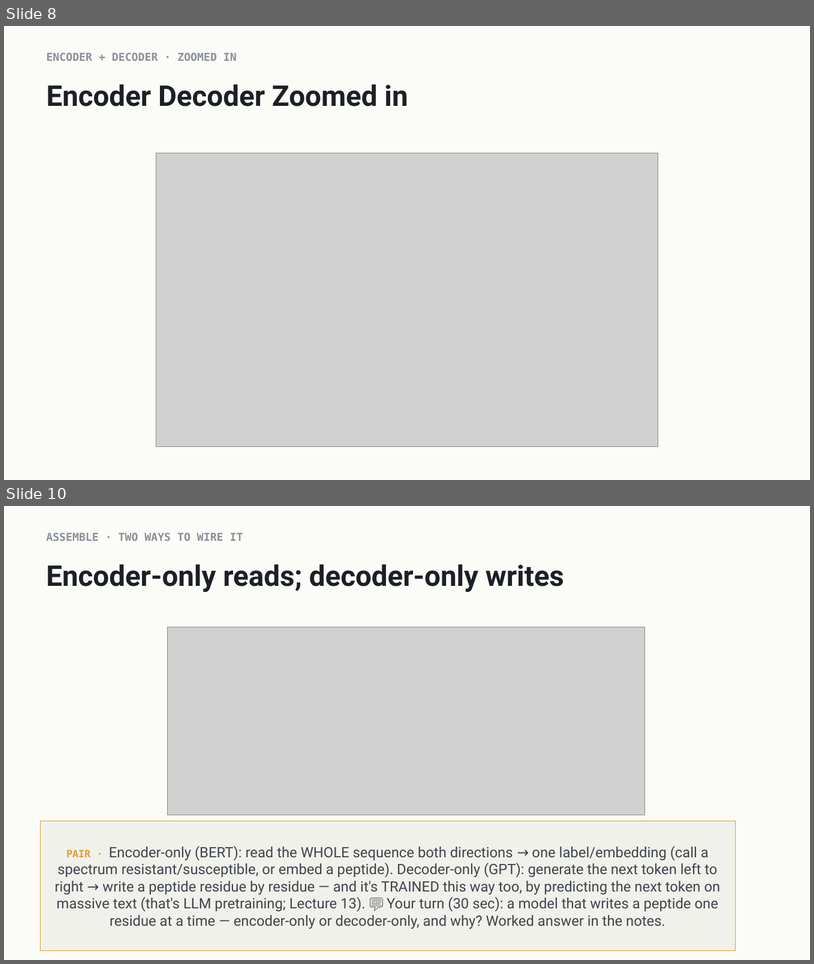
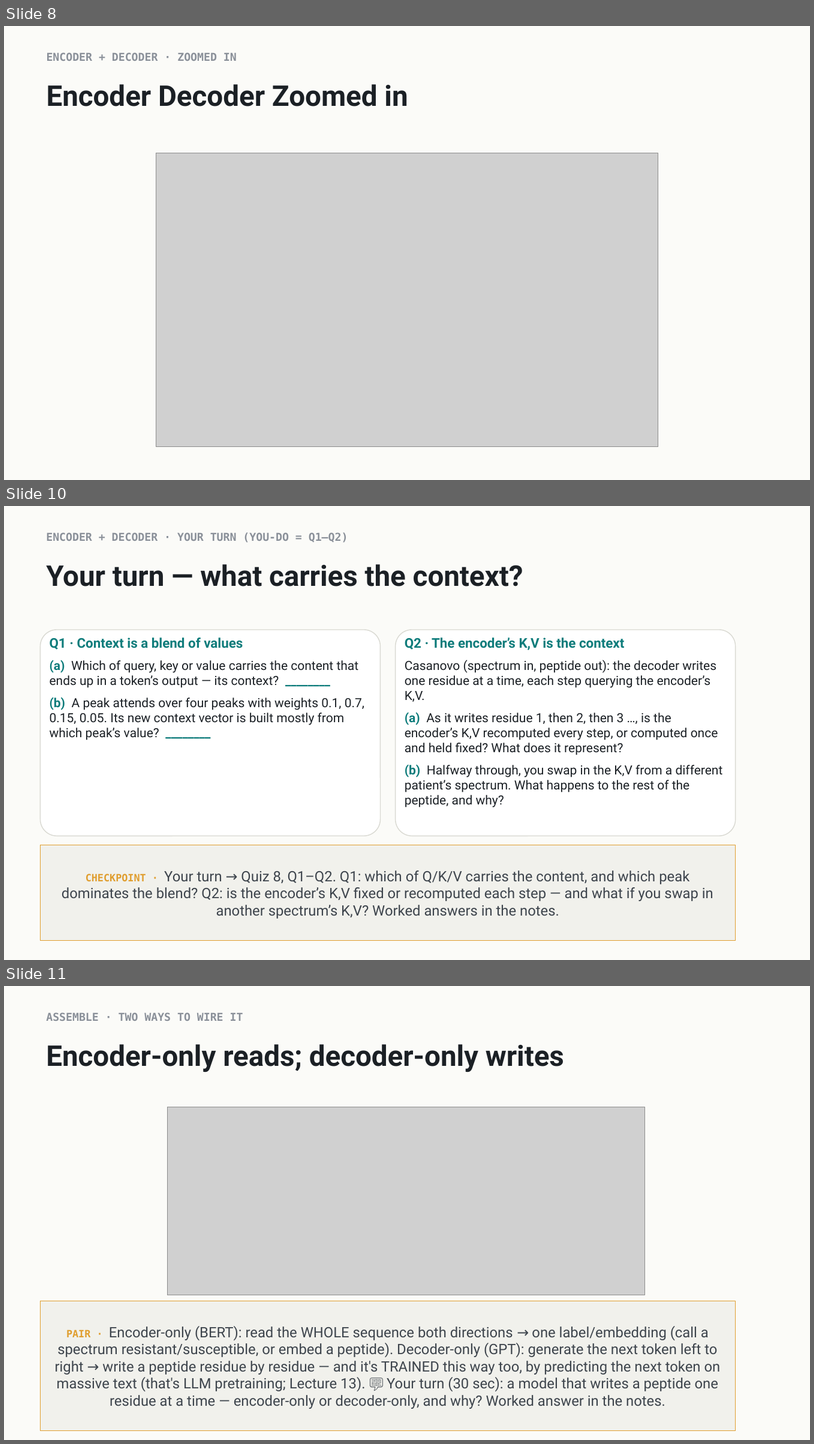
Before and after one commit to indigobio/msacl_dl_course, a slide deck: slides/pptx/lecture08_transformer.pptx. Shown one above the other, each under a label of ours: slides 8 and 10 before the commit, slides 8, 10 and 11 after it; the slides between them are not shown. The pictures are 814x964 and 814x1444 pixels, drawn with LibreOffice and Linux fonts; fonts in the diff are those of the drawing; grey boxes stand for pictures. Boxes give left, top, right and bottom in pixels: in the first picture for what was removed or moved away, otherwise in the second. Text is boxed around its words. In the diff, an @@ line names an element or a change of style, - is before the commit and + after.

```diff
--- a/slides/pptx/lecture08_transformer.pptx
+++ b/slides/pptx/lecture08_transformer.pptx
@@ slide 10 added at (4,506,810,960), background #FBFBF8 @@
@@ text added at (46,532,348,543), 13 pt, text #8A9099, bold @@
+ENCODER + DECODER · YOUR TURN (YOU-DO = Q1–Q2)
@@ text added at (46,564,524,586), 34 pt, text #1B2025, bold @@
+Your turn — what carries the context?
@@ rounded rectangle added at (40,630,380,835), fill #FFFFFF, outline #D9D9D2 1 pt @@
@@ rounded rectangle added at (395,630,735,835), fill #FFFFFF, outline #D9D9D2 1 pt @@
@@ text added at (50,637,365,740), 15 pt, text #1B2025 @@
+Q1 · Context is a blend of values
+(a) Which of query, key or value carries the content that ends up in a token’s output — its context? ________
+(b) A peak attends over four peaks with weights 0.1, 0.7, 0.15, 0.05. Its new context vector is built mostly from which peak’s value? ________
@@ text added at (405,637,723,807), 15 pt, text #1B2025 @@
+Q2 · The encoder’s K,V is the context
+Casanovo (spectrum in, peptide out): the decoder writes one residue at a time, each step querying the encoder’s K,V.
+(a) As it writes residue 1, then 2, then 3 …, is the encoder’s K,V recomputed every step, or computed once and held fixed? What does it represent?
+(b) Halfway through, you swap in the K,V from a different patient’s spectrum. What happens to the rest of the peptide, and why?
@@ rectangle added at (40,845,736,940), fill #F1F1EC, outline #E09E2F 1 pt, 17 pt, text #3D444C @@
+CHECKPOINT · Your turn → Quiz 8, Q1–Q2. Q1: which of Q/K/V carries the content, and which peak dominates the blend? Q2: is the encoder’s K,V fixed or recomputed each step — and what if you swap in another spectrum’s K,V? Worked answers in the notes.
@@ what was slide 10 is now slide 11 @@
```
Also in this commit, not shown: 1 slide changed, 2 other slides added, 16 other files.
